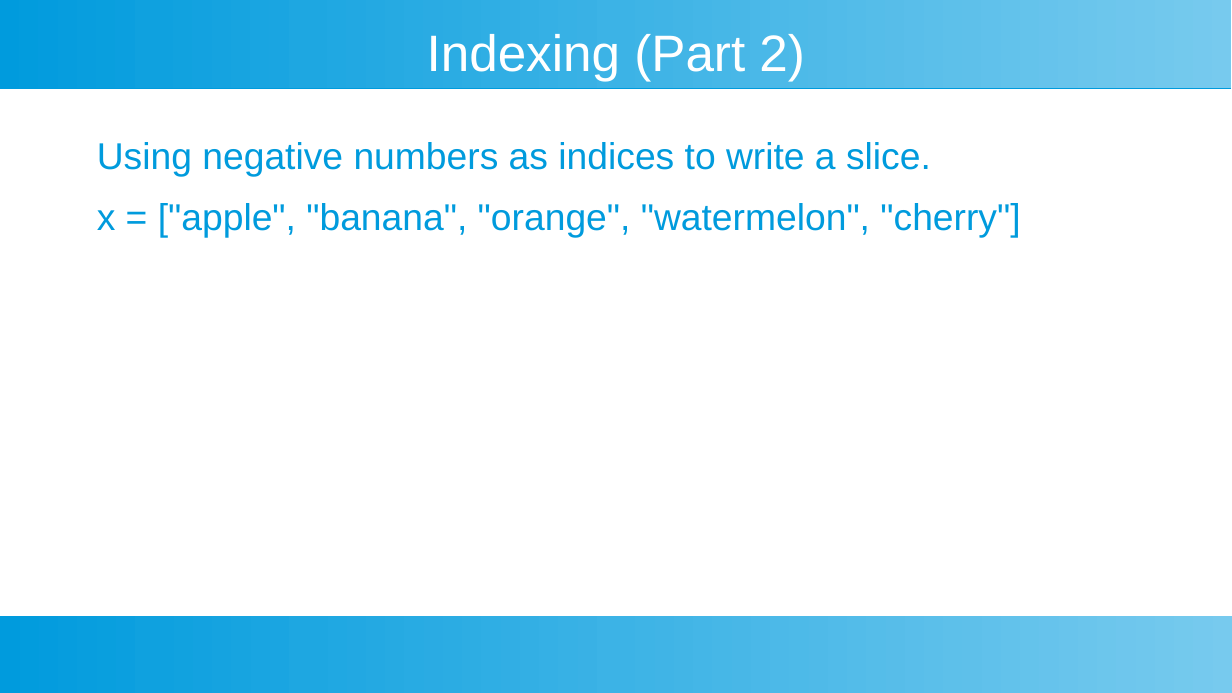
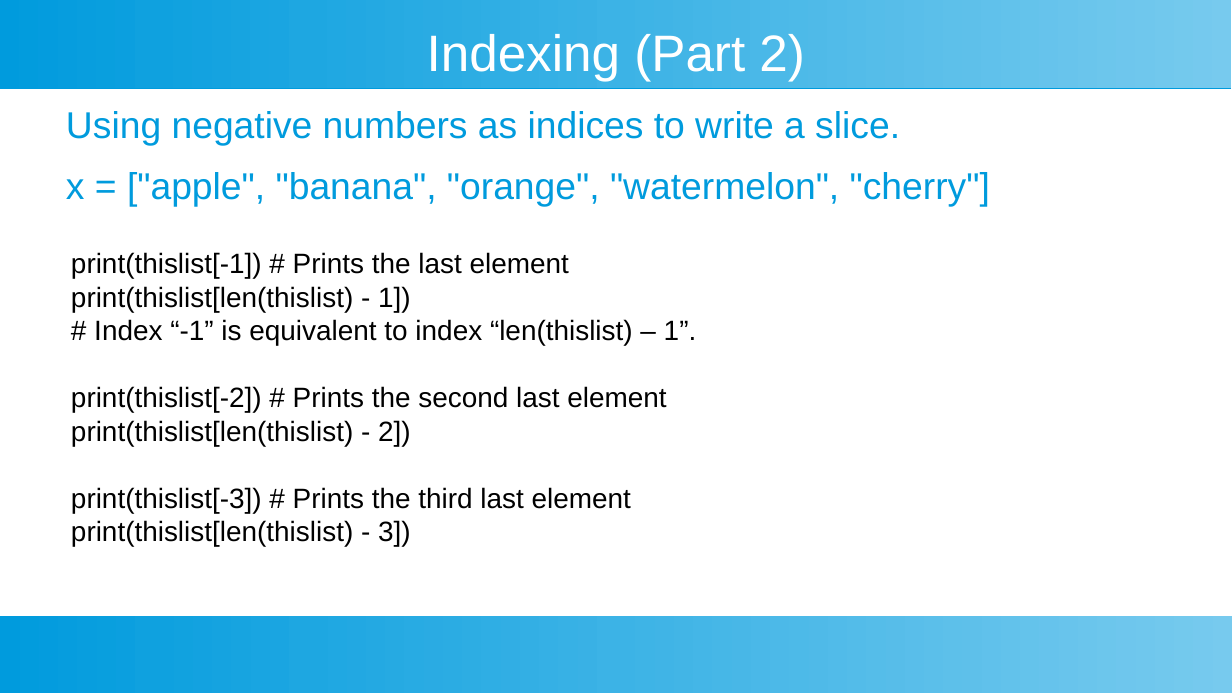
Before and after one commit to ashishjain1547/public_lessons_in_python, a slide deck: slide 4 of Ch 8 - Lists/List.odp. Drawn at 1232x693 pixels with LibreOffice and Linux fonts; fonts in the diff are those of the drawing. Boxes give left, top, right and bottom in pixels: in the first picture for what was removed or moved away, otherwise in the second. Text is boxed around its words. In the diff, an @@ line names an element or a change of style, - is before the commit and + after.

```diff
--- a/Ch 8 - Lists/List.odp
+++ b/Ch 8 - Lists/List.odp
@@ text "Using negative numbers as indices ...": place and size @@
-text "Using negative numbers as indices ..." at [97, 142, 1020, 238]
+text "Using negative numbers as indices ..." at [66, 111, 990, 207]
@@ text added at [71, 252, 697, 547], 18 pt, text #000000 @@
+print(thislist[-1]) # Prints the last element
+print(thislist[len(thislist) - 1])
+# Index “-1” is equivalent to index “len(thislist) – 1”.
+print(thislist[-2]) # Prints the second last element
+print(thislist[len(thislist) - 2])
+print(thislist[-3]) # Prints the third last element
+print(thislist[len(thislist) - 3])
```
Also in this commit, not shown: 5 other slides changed, 10 slides added, 20 other files.
